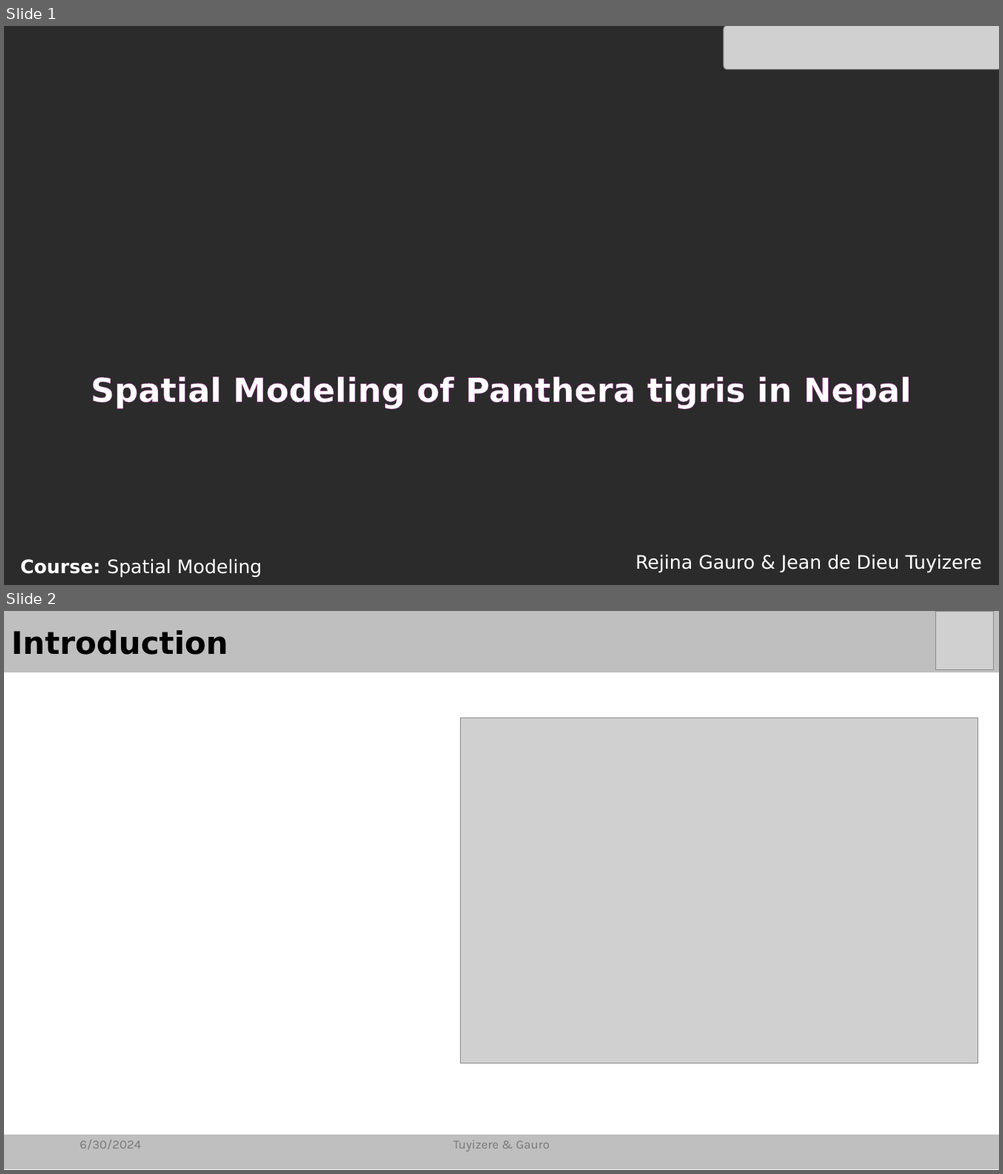
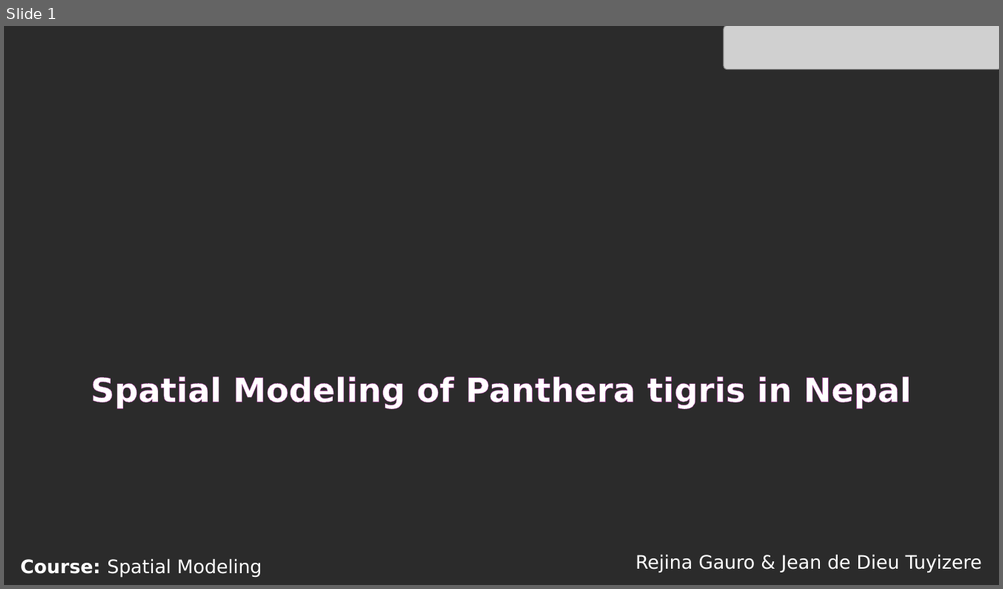
Before and after one commit to ReznaGauro/SDM_Panthera_tigris, a slide deck: Presentation/Panthera_tigris_modeling_in Nepal.pptm. Shown one above the other, each under a label of ours: slides 1 and 2 before the commit, slide 1 after it. The pictures are 1003x1174 and 1003x589 pixels, drawn with LibreOffice and Linux fonts; fonts in the diff are those of the drawing; grey boxes stand for pictures; background and template pictures are left out; a plain dark background stands for a picture behind light text. Boxes give left, top, right and bottom in pixels: in the first picture for what was removed or moved away, otherwise in the second. Text is boxed around its words. In the diff, an @@ line names an element or a change of style, - is before the commit and + after.

```diff
--- a/Presentation/Panthera_tigris_modeling_in Nepal.pptm
+++ b/Presentation/Panthera_tigris_modeling_in Nepal.pptm
@@ slide 2 removed at (4,611,999,1170), background #FFFFFF @@
@@ rectangle removed at (4,611,999,672) @@
-Introduction
@@ picture removed at (936,611,994,669) @@
@@ picture removed at (460,718,978,1064) @@
@@ rectangle removed at (4,1135,999,1170) @@
@@ text removed at (79,1140,141,1150) @@
-6/30/2024
@@ text removed at (453,1141,549,1152) @@
-Tuyizere & Gauro
```
Also in this commit, not shown: 5 slides changed, 3 slides added, 1 other file.
